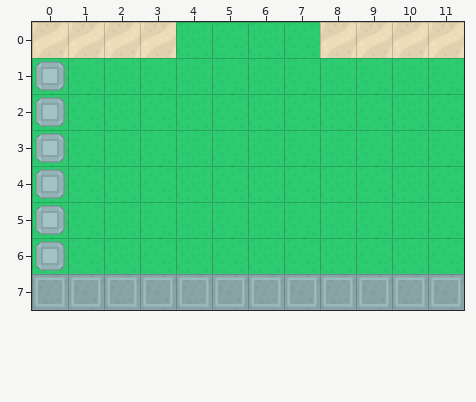
An edit to a level. Tiled map, assets/map.tmx. That is the earlier state.
Cells are 64x64 px. Shown: x 0..11, y 0..7.
After the commit:
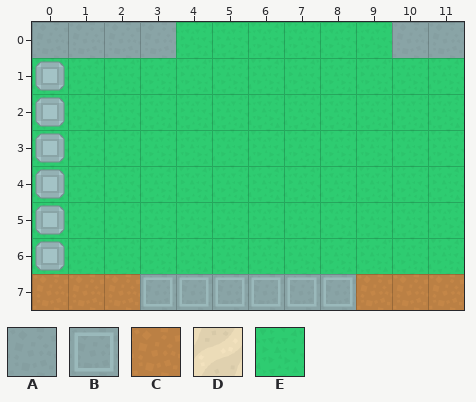
Key: from "towerDefense_tilesheet": A 34, B 88, C 93, D 160, E 231.
_ is an empty cell, . an unchanged one.
Change:
--- layer "Tile Layer 1"
@@ x 0..11 @@
-0 DDDD....DDDD
+0 AAAA....EEAA
@@ x 0..11 @@
-7 BBB......BBB
+7 CCC......CCC
Changed places in both pictures, as pixel boxes (x1, y1, x2, y2):
changed: (32, 22, 176, 58)
changed: (320, 22, 464, 58)
changed: (32, 274, 140, 310)
changed: (356, 274, 464, 310)
